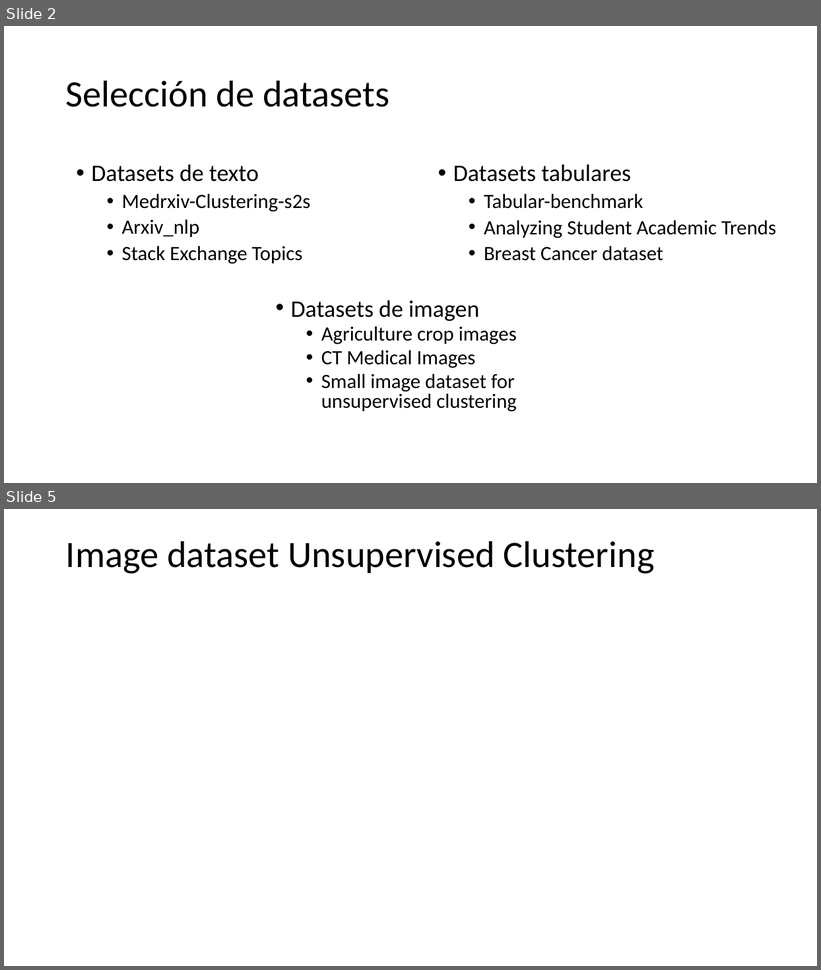
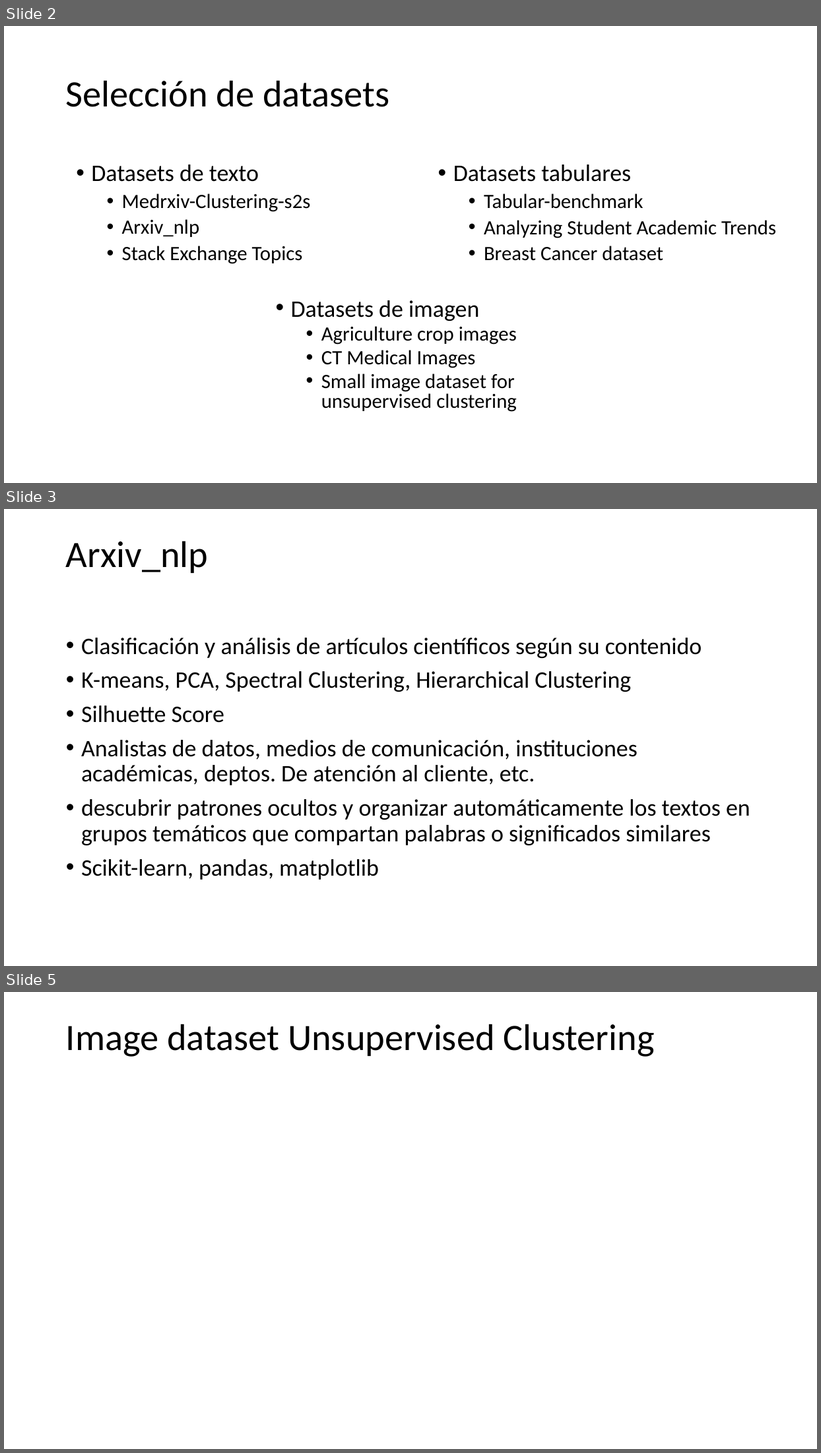
Before and after one commit to AdanMarchena/Machine_Learning_I.UDLA, a slide deck: Proyecto1/Proyecto 1.pptx. Shown one above the other, each under a label of ours: slides 2 and 5 before the commit, slides 2, 3 and 5 after it; the slides between them are not shown. The pictures are 821x970 and 821x1453 pixels, drawn with LibreOffice and Linux fonts; fonts in the diff are those of the drawing. Boxes give left, top, right and bottom in pixels: in the first picture for what was removed or moved away, otherwise in the second. Text is boxed around its words. In the diff, an @@ line names an element or a change of style, - is before the commit and + after.

Commit message:
Se actualiza el ppt con información de la propuesta de texto

```diff
--- a/Proyecto1/Proyecto 1.pptx
+++ b/Proyecto1/Proyecto 1.pptx
@@ slide 3 added at box(4, 509, 817, 966), background #FFFFFF @@
@@ title added at box(66, 541, 208, 573), 44 pt, text #000000 @@
+Arxiv_nlp
@@ text added at box(81, 638, 750, 880), 28 pt, text #000000 @@
+• Clasificación y análisis de artículos científicos según su contenido
+• K-means, PCA, Spectral Clustering, Hierarchical Clustering
+• Silhuette Score
+• Analistas de datos, medios de comunicación, instituciones académicas, deptos. De atención al cliente, etc.
+• descubrir patrones ocultos y organizar automáticamente los textos en grupos temáticos que compartan palabras o significados similares
+• Scikit-learn, pandas, matplotlib
```
Also in this commit, not shown: 1 slide changed, 1 slide removed, 1 other file.
